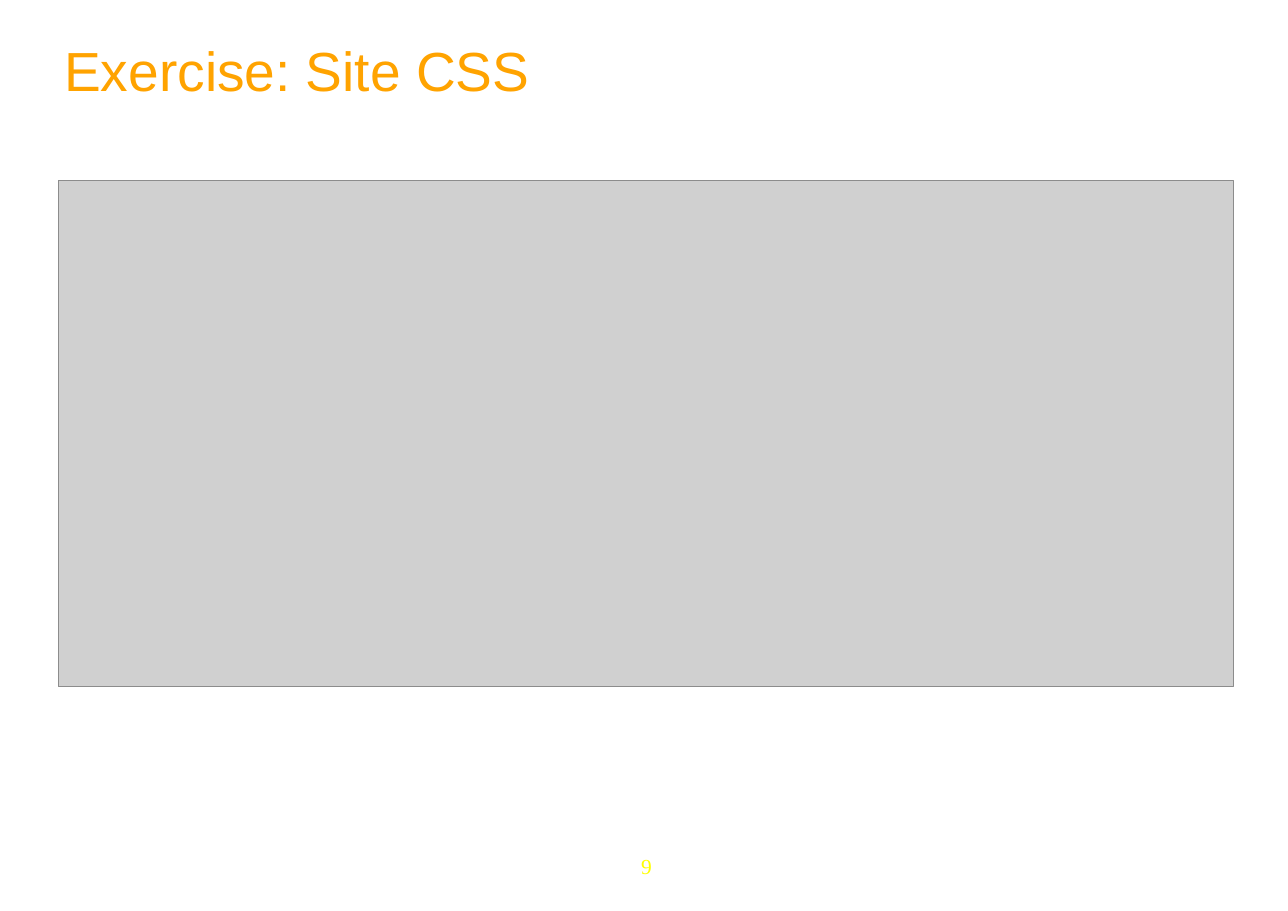
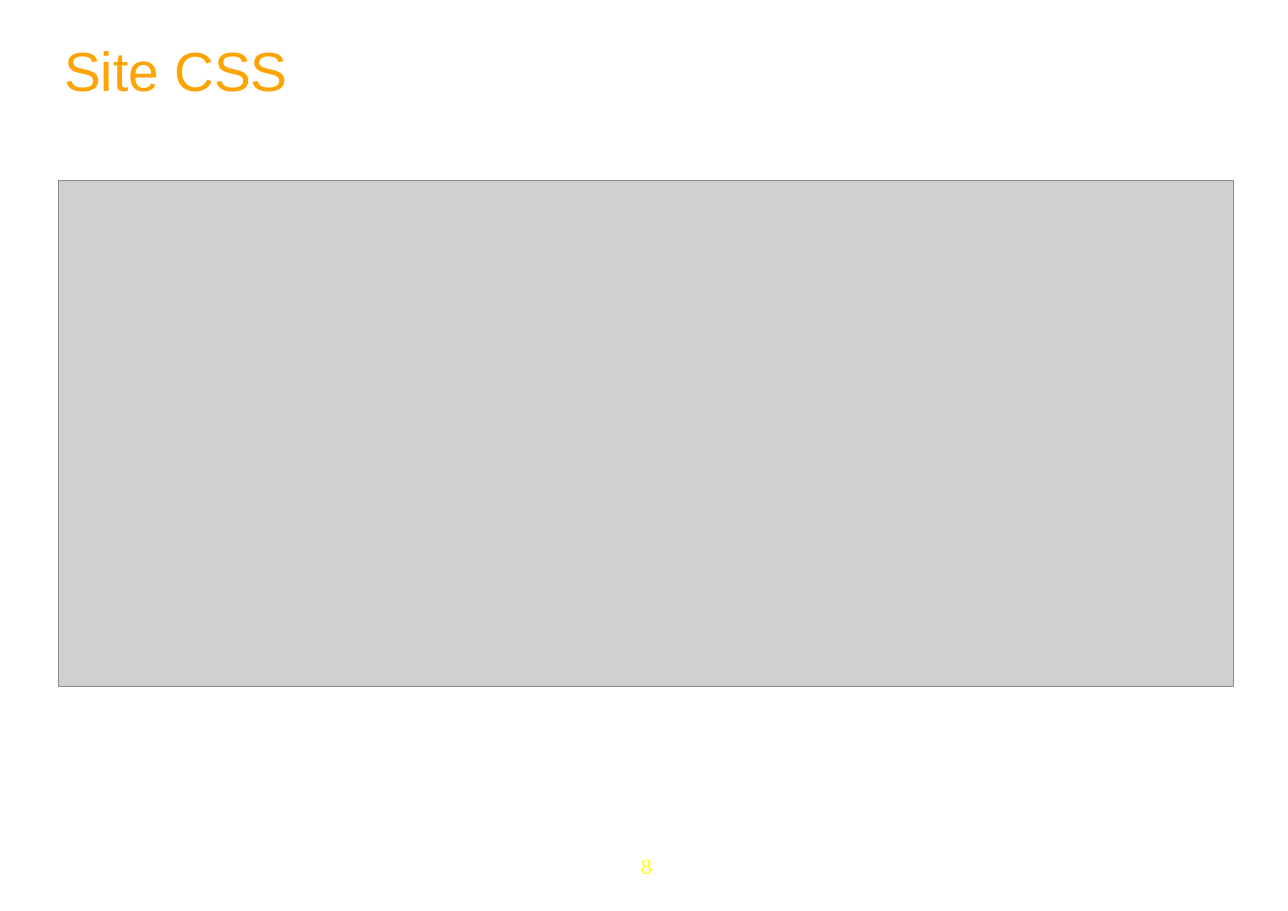
Before and after one commit to anhvurz90/training, a slide deck: slide 8 of slides/exo-fundamentals/en/070-WCM-Lab-XFund-en.ppt (slide 9 before the commit). Drawn at 1288x911 pixels with LibreOffice and Linux fonts; fonts in the diff are those of the drawing; grey boxes stand for pictures; background and template pictures are left out. Boxes give left, top, right and bottom in pixels: in the first picture for what was removed or moved away, otherwise in the second. Text is boxed around its words. In the diff, an @@ line names an element or a change of style, - is before the commit and + after.

```diff
--- a/slides/exo-fundamentals/en/070-WCM-Lab-XFund-en.ppt
+++ b/slides/exo-fundamentals/en/070-WCM-Lab-XFund-en.ppt
@@ text at box(64, 51, 287, 92): text changed @@
-Exercise: Site CSS
+Site CSS
@@ page number at box(641, 859, 652, 875): text changed @@
-9
+8
```
Also in this commit, not shown: 8 other slides changed, 4 slides added, 1 slide removed, 1 other file.
